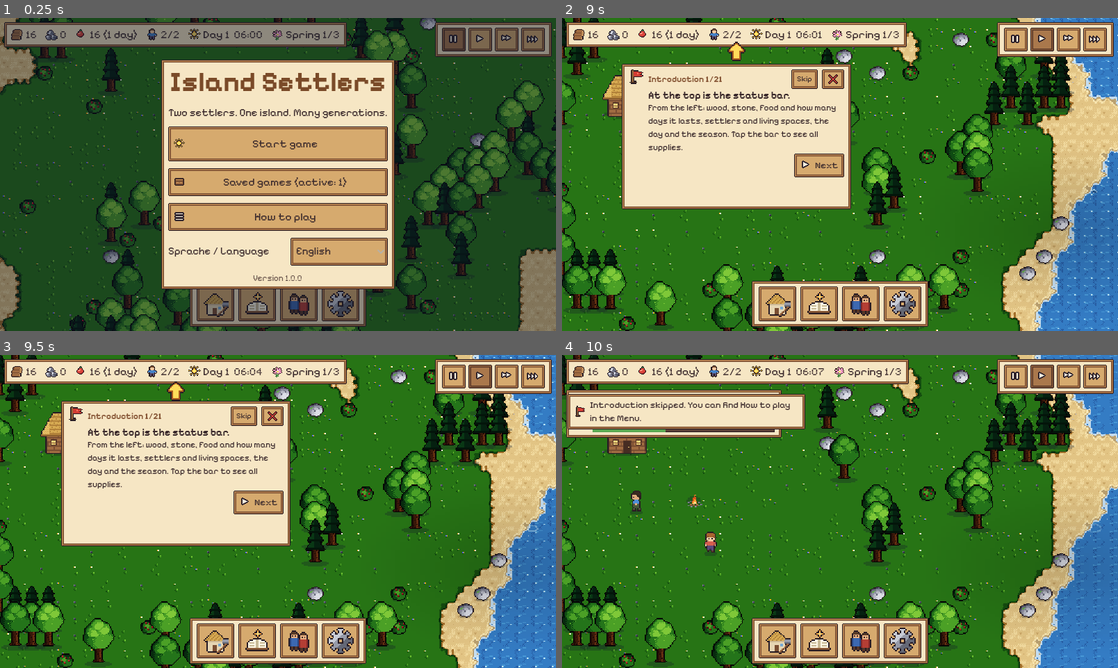
Above: before the commit, frames 1-4 (two rows, left to right).
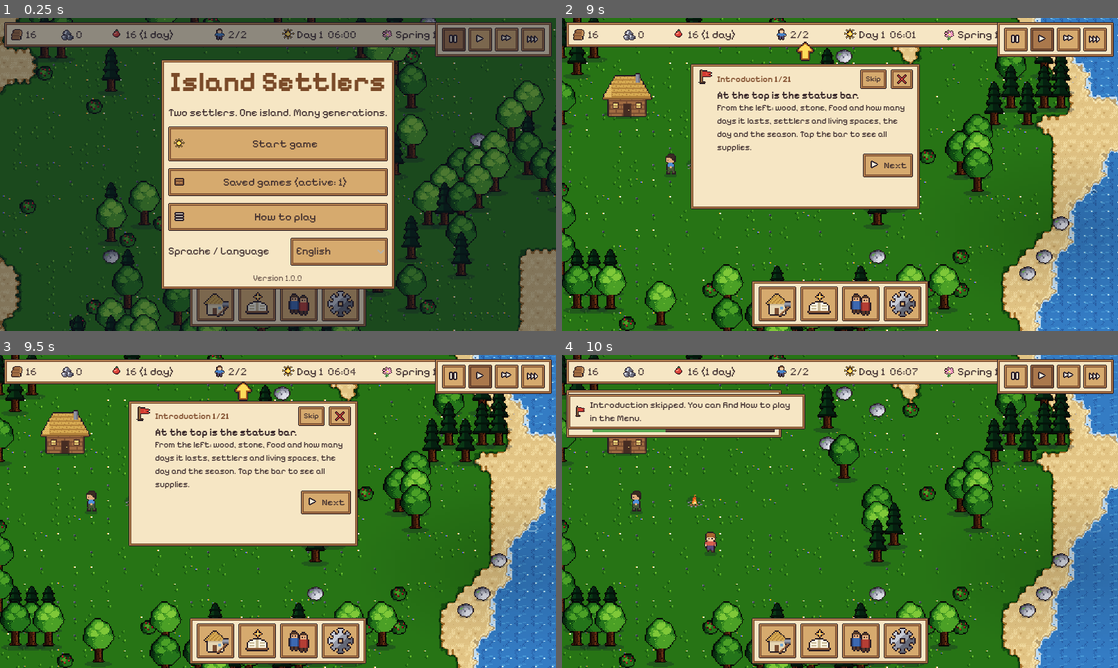
Above: after the commit, the same moments.

Repository: roderichpralle-a11y/New_World
Game: Godot game, scene res://scenes/main.tscn
The game is run twice, just before and just after one commit, with the same random seed, the same clock (stepped at 60 frames per second) and the same inputs.
Inputs (mouse positions are in pixels of both pictures, inside the frame that each line leads up to):
- Up to frame 1 (0.25 s): no input
- Up to frame 2 (9 s): click "Start game" at 0.5 s; click (1017, 39) at 1.27 s; click (1040, 39) at 2.02 s; click (1067, 39) at 2.77 s; click (1095, 39) at 3.52 s; click (778, 302) at 4.27 s; click (817, 302) at 5.02 s; click (862, 302) at 5.77 s; tap Enter at 6.5, 6.6 s; move the mouse to (962, 158) at 6.52 s; hold D 6.53-7.25 s; click (962, 158) at 6.67 s; tap Space at 6.77 s; drag from (728, 190) to (812, 237) at 7.27 s; click (901, 302) at 8.02 s; click "Got it" at 8.75 s
- Up to frame 3 (9.5 s): no input
- Up to frame 4 (10 s): click "Skip" at 9.5 s

The runs differ from the first frame. In frame 1, 1.9% of the frame differs, in the area x 8-79%, y 1-10%; in frame 2, 17%, in the area x 8-79%, y 1-62%; in frame 3, 17%; in frame 4, 2.0%.

Commit message:
Statuszeile mit fester Größe: feste Breiten für Zahlen, Tag und Jahreszeit, Klima-Symbol behält seinen Platz
Co-Authored-By: Claude Opus 5.5 <noreply@anthropic.com>
Claude-Session: https://claude.ai/code/session_01KDShS7M9ekFLtvu5ctsTBe

Diff:
--- a/scripts/autoload/seasons.gd
+++ b/scripts/autoload/seasons.gd
@@ -764,7 +764,7 @@
 		if c is ClimateBadge:
 			var r: Rect2 = c.get_global_rect()
 			print("Klima-Test Oberleiste: Leiste bis x=%d, Bild %dx%d, Symbol sichtbar=%s bei x=%d..%d (im Bild=%s), Jahreszeit-Text sichtbar=%s" % [bar.get_global_rect().end.x, vs.x, vs.y,
-				c.is_visible_in_tree(), r.position.x, r.end.x, r.end.x <= vs.x, main.hud._season_label.visible])
+				c.is_visible_in_tree() and c.modulate.a > 0.0, r.position.x, r.end.x, r.end.x <= vs.x, main.hud._season_label.visible])
 
 
 func autotest_report() -> String:
--- a/scripts/ui/climate_badge.gd
+++ b/scripts/ui/climate_badge.gd
@@ -28,7 +28,7 @@
 	_icon = UiTheme.icon_rect(Data.icon("schnee"), 14)
 	_icon.mouse_filter = Control.MOUSE_FILTER_PASS
 	add_child(_icon)
-	visible = false
+	modulate.a = 0.0  # unsichtbar, aber mit festem Platz: die Statuszeile ändert ihre Größe nicht (josh 2026-10-20)
 
 
 func _process(_delta: float) -> void:
@@ -48,7 +48,8 @@
 	if sig == _sig:
 		return
 	_sig = sig
-	visible = not b.is_empty()
+	modulate.a = 0.0 if b.is_empty() else 1.0
+	mouse_filter = Control.MOUSE_FILTER_IGNORE if b.is_empty() else Control.MOUSE_FILTER_PASS
 	if b.is_empty():
 		tooltip_text = ""
 		return
--- a/scripts/ui/hud.gd
+++ b/scripts/ui/hud.gd
@@ -163,6 +163,7 @@
 	return [h, l]
 
 
+var _island_room: float = 160.0  # Platz für den Inselnamen in der Statuszeile (aus _layout)
 var top_bar: PanelContainer  # Statuszeile oben (Zeiger der Einführung)
 var speed_bar: PanelContainer  # Geschwindigkeit oben rechts
 var menu_btn: Button
@@ -224,6 +225,8 @@
 	sc.add_child(ClimateBadge.new())  # Klima: heißer Sommer / Wintervorhersage (auch schmal sichtbar)
 	h.add_child(sc)
 	_island_label = UiTheme.label("", 14, Color("#7a4a28"), true)
+	_island_label.clip_text = true  # feste Breite, langer Name im Tooltip
+	_island_label.mouse_filter = Control.MOUSE_FILTER_PASS
 	_island_label.visible = false
 	h.add_child(_island_label)
 	_food_label.get_parent().set_meta("is_food", true)
@@ -248,6 +251,32 @@
 	top_alerts = TopAlerts.new()
 	root.add_child(top_alerts)
 	top_alerts.add_child(EventChip.new(self))  # angekündigte Ereignisse (Events)
+
+
+## Statuszeile mit fester Größe (josh 2026-10-20): jede Zahl bekommt die Breite ihres längsten möglichen
+## Textes, das Klima-Symbol behält seinen Platz. So ändert sich die Leiste nicht, wenn Zahlen wachsen.
+func _fix_top_widths(season_title: bool) -> void:
+	var fit := func(l: Label, samples: Array) -> void:
+		var f: Font = l.get_theme_font("font")
+		var fs: int = l.get_theme_font_size("font_size")
+		var w := 0.0
+		for t in samples:
+			w = maxf(w, f.get_string_size(str(t), HORIZONTAL_ALIGNMENT_LEFT, -1, fs).x)
+		l.custom_minimum_size.x = ceilf(w) + 1.0
+	# Schmal (Handy hoch): Platz für die üblichen Größen, erst darüber wächst die Leiste
+	for id in _res_labels:
+		fit.call(_res_labels[id], ["999"] if _food_short else ["9999"])
+	fit.call(_food_label, ["999 (%s)" % (tr("%dT") % 9)] if _food_short else ["9999 (%s)" % (tr("%d Tage") % 99)])
+	fit.call(_pop_label, ["99/99"] if _food_short else ["999/999"])
+	fit.call(_day_label, [tr("Tag %d") % 99] if _food_short else [tr("Tag %d  %s") % [999, "23:59"]])
+	var seasons := []
+	for i in 4:
+		seasons.append(Seasons.season_name(i) + " 3/3")
+	if season_title:
+		for k in [["w", "winters"], ["s", "summers"]]:
+			for t in Seasons.cfg.get(k[1], {}):
+				seasons.append(Seasons.type_name(k[0], t) + " 3/3")
+	fit.call(_season_label, seasons)
 
 
 func _refresh_top() -> void:
@@ -282,8 +311,9 @@
 	if _island_label:
 		var vs := get_viewport().get_visible_rect().size
 		# Auf schmalen Bildschirmen passt der Inselname nicht mehr in die Leiste
-		_island_label.visible = Sea.worlds.size() > 1 and vs.x >= 520
+		_island_label.visible = Sea.worlds.size() > 1 and vs.x >= 520 and _island_room >= 50.0
 		_island_label.text = Sea.island_name(world) if world and is_instance_valid(world) else ""
+		_island_label.tooltip_text = _island_label.text
 
 
 func _on_speed(s: int) -> void:
@@ -3343,6 +3373,17 @@
 		_refresh_top()
 	# Schmal: Oberleiste enger und ohne Uhrzeit, damit Jahreszeit und Klima-Symbol im Bild bleiben
 	_season_icon.get_parent().get_parent().add_theme_constant_override("separation", 4 if _food_short else 12)
+	_fix_top_widths(vs.x >= 1100.0)
+	# Inselname: so breit, wie neben der Geschwindigkeit Platz ist (fest je Bildschirmgröße)
+	_island_label.custom_minimum_size.x = 0
+	var isl_vis := _island_label.visible
+	_island_label.visible = false
+	var base := top_bar.get_combined_minimum_size().x
+	_island_label.visible = isl_vis
+	var right := vs.x - 6.0 if (portrait or vs.x < 760) else vs.x - sp.size.x - 12.0
+	_island_room = clampf(right - 6.0 - base - 12.0, 0.0, 160.0)
+	_island_label.custom_minimum_size.x = _island_room
+	_refresh_top()
 	if portrait or vs.x < 760:
 		sp.position = Vector2(vs.x - sp.size.x - 6, 54)
 		top_h = 100.0
@@ -3540,7 +3581,7 @@
 	_day_label.text = (tr("Tag %d") % Game.day()) if _food_short else (tr("Tag %d  %s") % [Game.day(), Game.clock_text()])
 	_day_icon.texture = Data.icon("mond" if Game.is_night() else "sonne")
 	_season_icon.texture = Seasons.icon()
-	_season_label.text = Seasons.short_text(get_viewport().get_visible_rect().size.x >= 900.0)  # Klima-Name nur mit Platz
+	_season_label.text = Seasons.short_text(get_viewport().get_visible_rect().size.x >= 1100.0)  # Klima-Name nur mit Platz
 	if _rules_dialog:
 		_fit_rules_dialog()
 	if not Hints.queue.is_empty() and _hint_dialog == null and not has_overlay():
Not shown, changed: DESIGN.md
